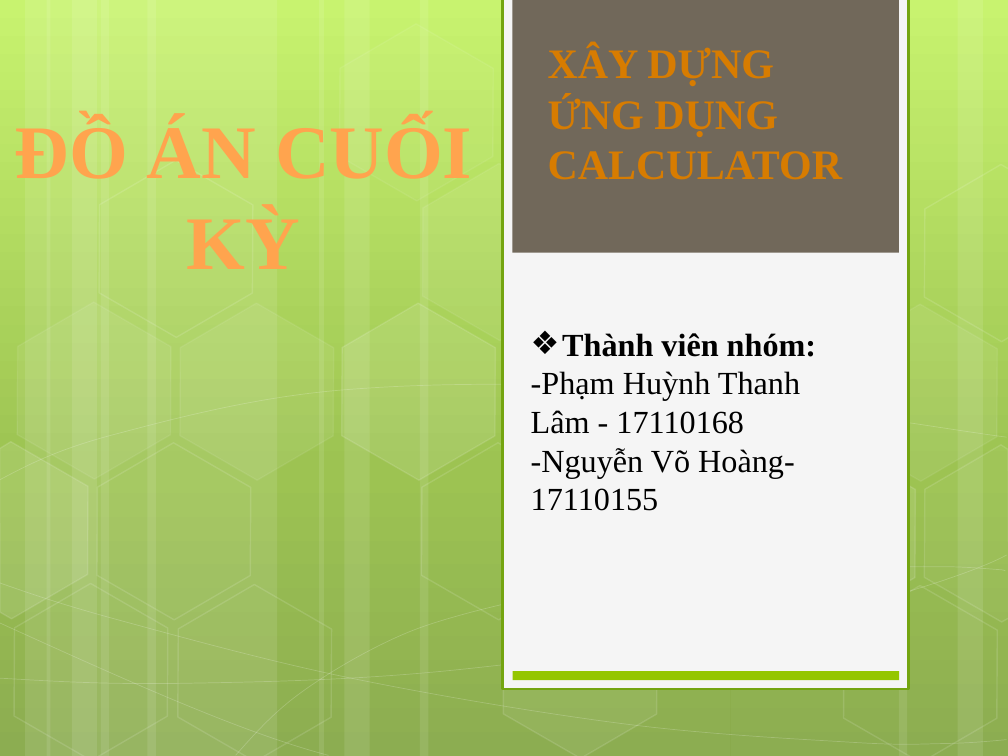
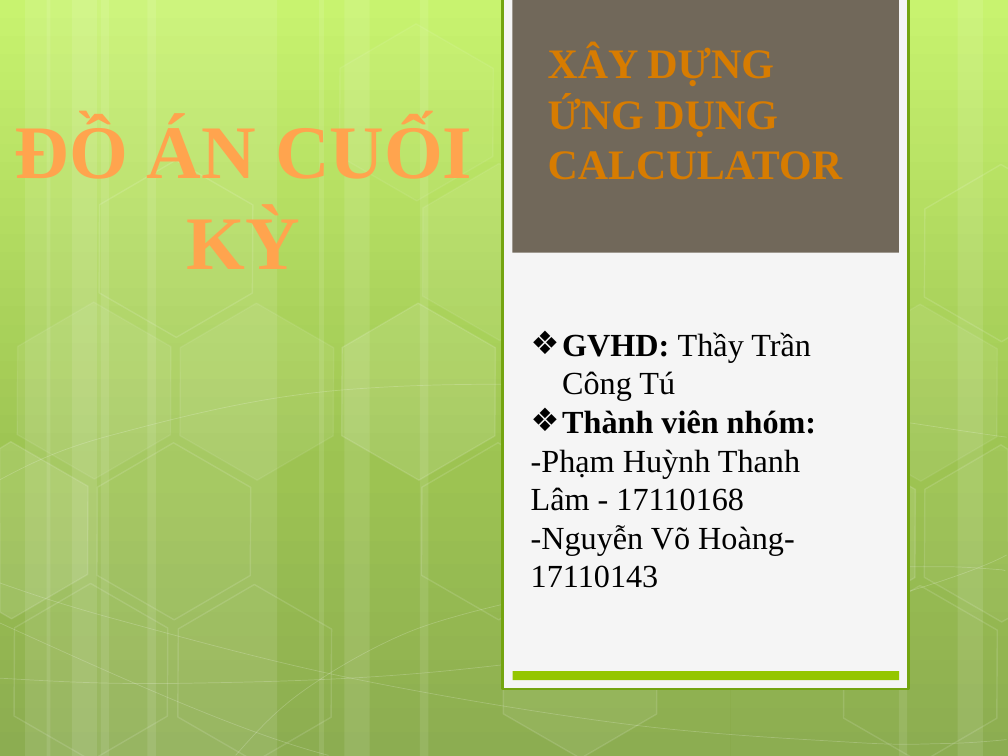
Before and after one commit to vohoang17110143/DoAn, a slide deck: slide 1 of CALCULATOR.pptx. Drawn at 1008x756 pixels with LibreOffice and Linux fonts; fonts in the diff are those of the drawing. Boxes give left, top, right and bottom in pixels: in the first picture for what was removed or moved away, otherwise in the second. Text is boxed around its words. In the diff, an @@ line names an element or a change of style, - is before the commit and + after.

```diff
--- a/CALCULATOR.pptx
+++ b/CALCULATOR.pptx
@@ text at (562,332,811,401): paragraph added @@
+❖ GVHD: Thầy Trần Công Tú
@@ text at (531,525,795,588): text changed @@
--Nguyễn Võ Hoàng- 17110155
+-Nguyễn Võ Hoàng- 17110143
```
Also in this commit, not shown: 14 other slides changed, 4 slides added.
